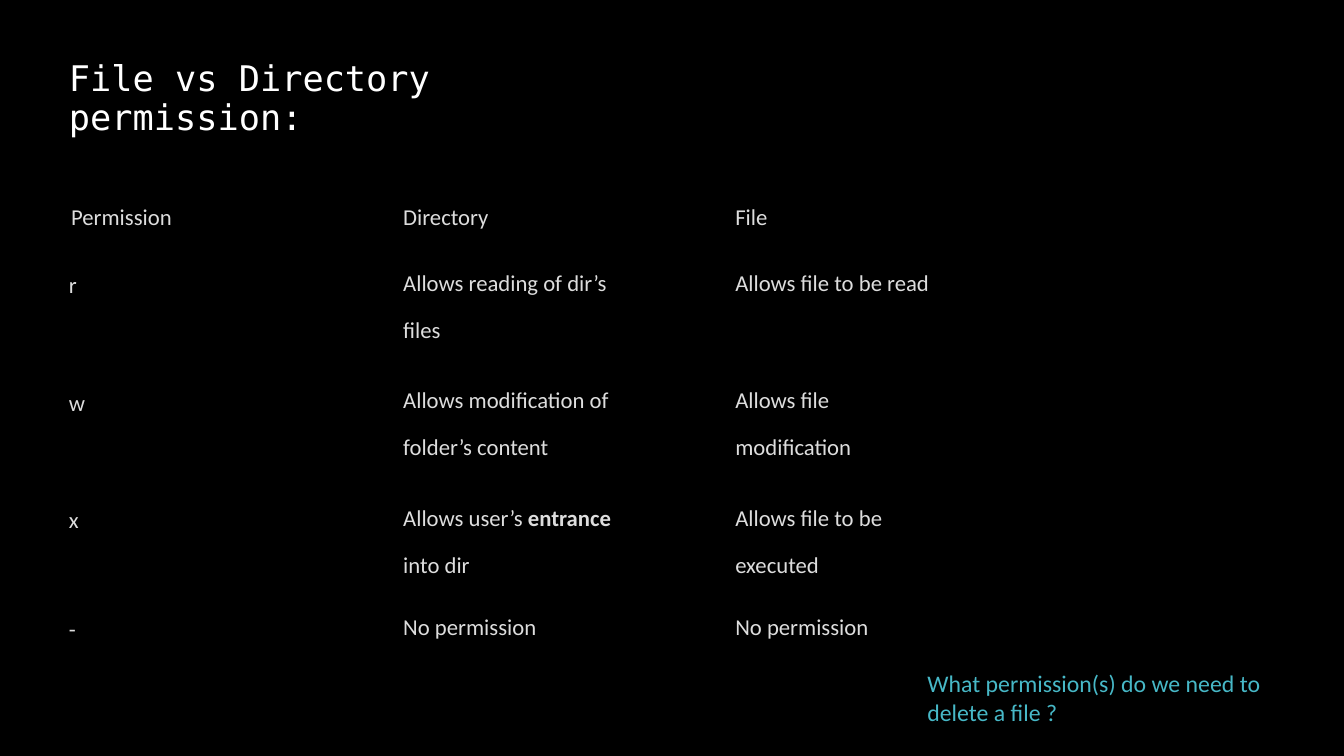
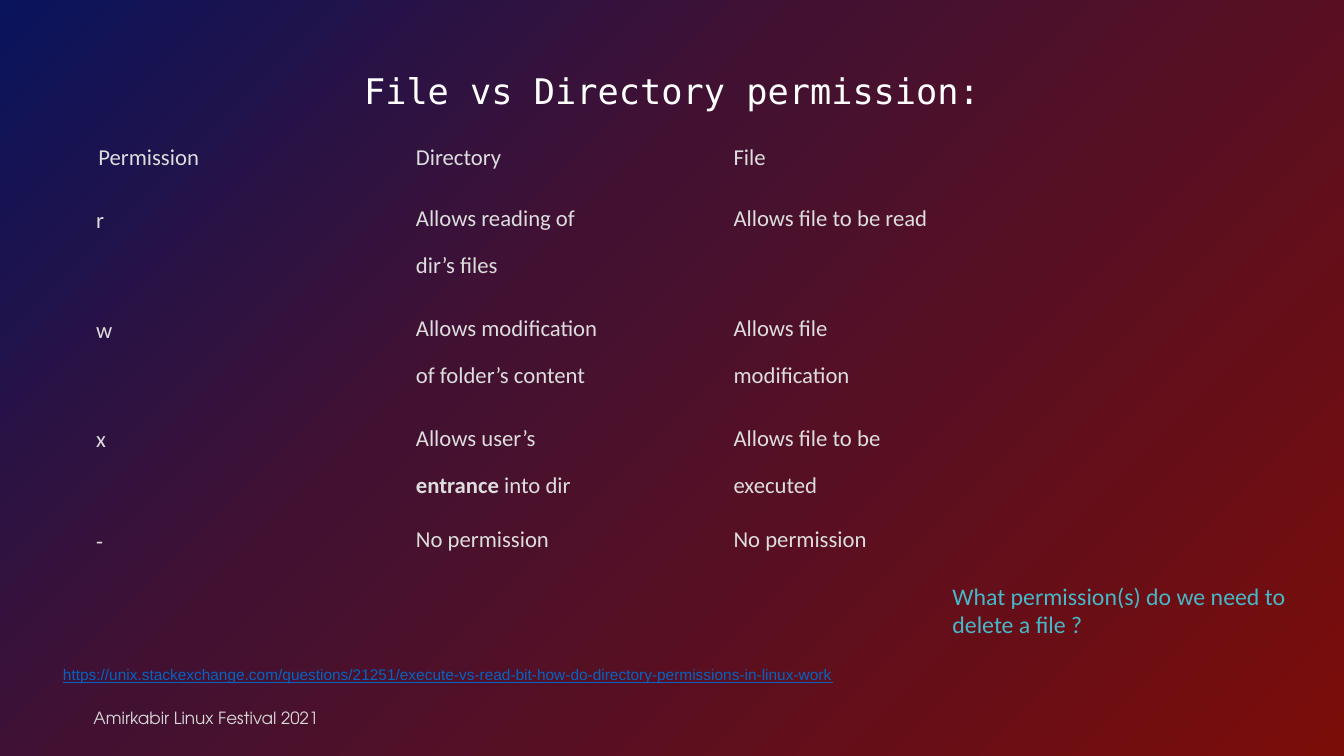
Before and after one commit to linuxfestival/introduction-to-linux-resources, a slide deck: slide 10 of PowerPoint/permissions.pptx (slide 12 before the commit). Drawn at 1344x756 pixels with LibreOffice and Linux fonts; fonts in the diff are those of the drawing. Boxes give left, top, right and bottom in pixels: in the first picture for what was removed or moved away, otherwise in the second. Text is boxed around its words. In the diff, an @@ line names an element or a change of style, - is before the commit and + after.

Commit message:
feat: Update permissions slides to change template

```diff
--- a/PowerPoint/permissions.pptx
+++ b/PowerPoint/permissions.pptx
@@ background #000000 to #FFFFFF @@
@@ rectangle added at [0,0,1344,756], fill gradient #7B0D09 to #421132 to #09145D @@
@@ title "File vs Directory permission:": place and size @@
-title "File vs Directory permission:" at [69,64,430,137]
+title "File vs Directory permission:" at [364,77,980,112]
@@ title "File vs Directory permission:" at [364,77,980,112]: alignment left to centre @@
@@ text "Permission": place and size @@
-text "Permission" at [71,209,172,225]
+text "Permission" at [98,149,199,165]
@@ text "Directory": place and size @@
-text "Directory" at [403,209,488,229]
+text "Directory" at [416,149,501,169]
@@ text "File": place and size @@
-text "File" at [735,209,767,225]
+text "File" at [734,149,766,165]
@@ text "r": place and size @@
-text "r" at [69,282,77,293]
+text "r" at [96,217,104,228]
@@ text "Allows reading of dir’s files" rewrapped from [403,275,606,338] to [416,210,575,273] @@
@@ text "Allows file to be read": place and size @@
-text "Allows file to be read" at [735,275,929,291]
+text "Allows file to be read" at [734,210,927,226]
@@ text "Allows modification of folder’s content" rewrapped from [403,392,609,455] to [416,320,597,383] @@
@@ text "Allows file modification": place and size @@
-text "Allows file modification" at [735,392,851,455]
+text "Allows file modification" at [734,320,850,383]
@@ text "w": place and size @@
-text "w" at [69,400,85,411]
+text "w" at [96,327,112,338]
@@ text "x": place and size @@
-text "x" at [69,517,79,528]
+text "x" at [96,436,106,447]
@@ text "Allows user’s entrance into dir" rewrapped from [403,510,611,573] to [416,430,571,493] @@
@@ text "Allows file to be executed": place and size @@
-text "Allows file to be executed" at [735,510,882,573]
+text "Allows file to be executed" at [734,430,880,493]
@@ text "-" rewrapped from [58,601,287,664] to [86,512,304,571] @@
@@ text "No permission": place and size @@
-text "No permission" at [403,619,536,639]
+text "No permission" at [416,531,549,551]
@@ text "No permission": place and size @@
-text "No permission" at [735,619,868,639]
+text "No permission" at [734,531,866,551]
@@ text "What permission(s) do we need ...": place and size @@
-text "What permission(s) do we need ..." at [927,675,1260,721]
+text "What permission(s) do we need ..." at [952,588,1285,633]
@@ text added at [63,669,831,683], 11 pt, text #0563C1, underline @@
+https://unix.stackexchange.com/questions/21251/execute-vs-read-bit-how-do-directory-permissions-in-linux-work
@@ text added at [93,711,318,724], 12 pt, text #D8D8D8 @@
+Amirkabir Linux Festival 2021
```
Also in this commit, not shown: 11 other slides changed, 2 slides added, 4 slides removed.
